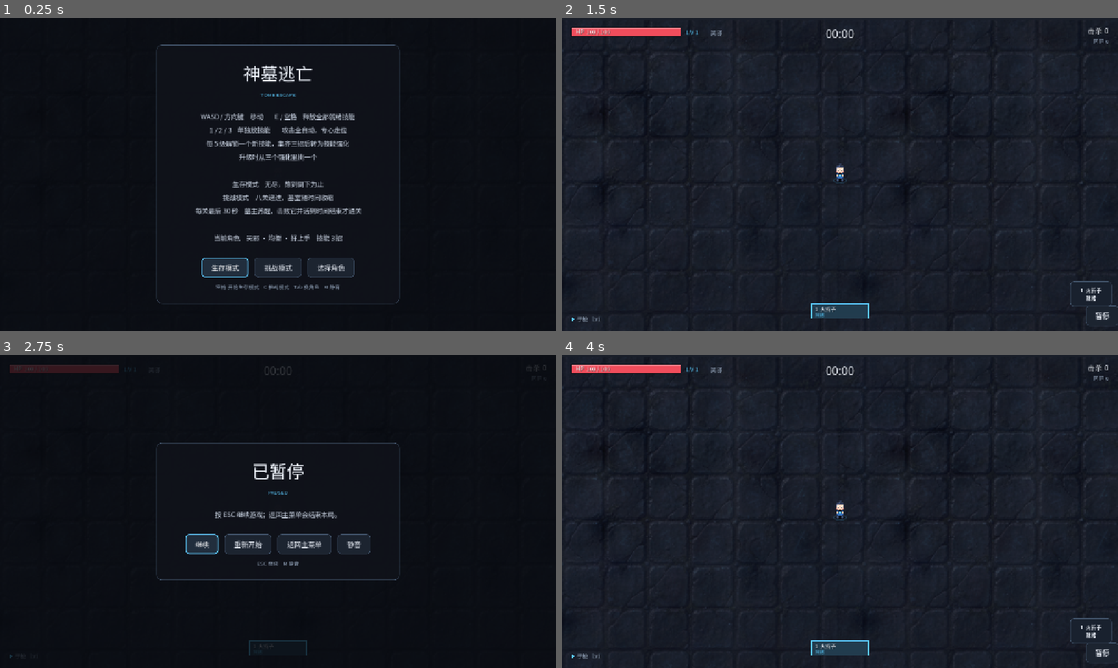
Above: before the commit, frames 1-4 (two rows, left to right).
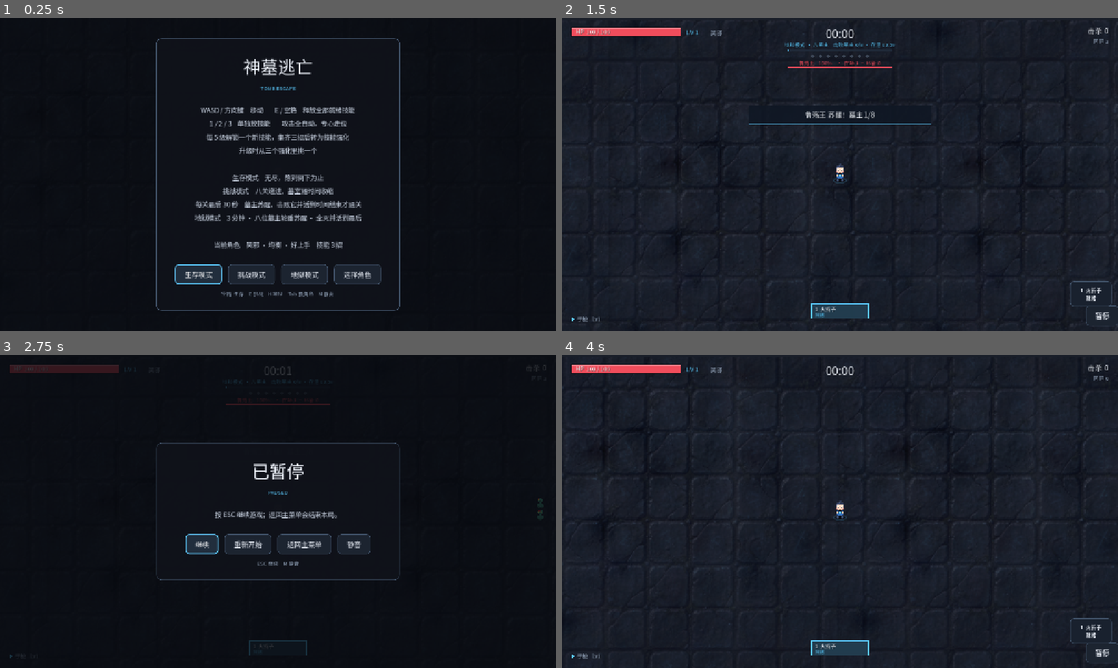
Above: after the commit, the same moments.

Repository: Ze207920/-
Game: Godot game, scene res://game.tscn
The game is run twice, just before and just after one commit, with the same random seed, the same clock (stepped at 60 frames per second) and the same inputs.
Inputs (mouse positions are in pixels of both pictures, inside the frame that each line leads up to):
- Up to frame 1 (0.25 s): no input
- Up to frame 2 (1.5 s): click (867, 274) at 0.5 s, where only the run after the commit has a clickable "地狱模式"; click (784, 268) at 1.25 s, where only the run before the commit has a clickable "生存模式"
- Up to frame 3 (2.75 s): click "暂停" at 2 s
- Up to frame 4 (4 s): click "返回主菜单" at 2.75 s; click "生存模式" at 3.5 s

The runs differ from the first frame. In frame 1, 8.5% of the frame differs, in the area x 28-72%, y 6-94%; in frame 2, 1.0%; in frame 3, 0.2%; in frame 4, nothing differs.

Commit message:
新增地狱模式：3分钟八位墓主轮番登场并继续提难

Diff:
--- a/scripts/challenge_data.gd
+++ b/scripts/challenge_data.gd
@@ -107,6 +107,14 @@
 @export var boss_skill_radius: float = 190.0
 
 static var _levels: Array[ChallengeData] = []
+static var _hell: ChallengeData = null
+
+## 地狱模式的墓主登场时刻。八关墓主全部登场：开局一位，此后每 30 秒一位，
+## 最后 30 秒剩余三位一起苏醒 —— 否则 3 分钟只够刷六位，凑不齐八关墓主。
+## 时间到而墓主未全部伏诛时进入不限时决战，不会在最后一秒强行判负。
+const HELL_BOSS_TIMES: Array[float] = [
+	0.0, 30.0, 60.0, 90.0, 120.0, 150.0, 150.0, 150.0,
+]
 
 
 ## 全部关卡，按难度从低到高排列。首次调用时构建。
@@ -118,6 +126,24 @@
 
 static func count() -> int:
 	return levels().size()
+
+
+## 地狱模式：独立的一张 3 分钟数据表，不进 levels() 的八关列表，
+## 所以选关界面、解锁进度、下一关逻辑都不会被它污染。
+## 数值在终章之上再抬一档：血量、密度、伤害、收缩全都更狠；
+## 场地比终章还窄，碎石更密，给八位墓主留出的走位空间极小。
+static func hell() -> ChallengeData:
+	if _hell == null:
+		_hell = _make(
+				"hell", "地狱模式", "终局 · 八墓主", Tier.NIGHTMARE, 180.0,
+				Vector2(1.55, 8.60), Vector2(1.22, 2.72), Vector2(0.68, 0.12),
+				Vector2(58.0, 186.0), Vector2(2.0, 6.0), Vector2(1.22, 2.00),
+				[["zombie", 0.0], ["snake", 0.0], ["ape", 8.0], ["beetle", 18.0]], 0.74,
+				"三分钟，八位墓主轮番苏醒。杂兵不停，场地持续收缩，活到最后才算赢。",
+				2.2, 3, 52.0, 15.0, 24)
+		_hell.arena_size = Vector2(1760.0, 1220.0)
+		_hell.arena_final_scale = 0.62
+	return _hell
 
 
 ## 取第 index 关，越界时钳到最后一关 —— 选关界面和存档都可能给出脏数据。
--- a/scripts/enemy_data.gd
+++ b/scripts/enemy_data.gd
@@ -108,6 +108,28 @@
 	return data
 
 
+## 地狱模式专用：把八关墓主逐一搬过来，并在原数值上再强化一轮。
+## 强化幅度随出场顺序递增，最后三位（终章一起苏醒）明显比第一位更狠。
+## 血量倍率压在 1.85~2.35：八只全打完的总血量约 1.5 万，
+## 靠成型构筑的持续输出可以在三分钟内清完，但一次失误基本没有翻盘余地。
+static func boss_for_hell(index: int) -> EnemyData:
+	var level: ChallengeData = ChallengeData.at(index)
+	if level == null:
+		level = ChallengeData.at(ChallengeData.count() - 1)
+	var data: EnemyData = boss_for(level)
+	var t: float = float(clampi(index, 0, 7)) / 7.0
+	data.id = "hell_boss_%d" % index
+	data.max_health = level.boss_health * lerpf(1.85, 2.35, t)
+	data.move_speed = level.boss_speed * lerpf(1.06, 1.12, t)
+	data.contact_damage = level.boss_damage * lerpf(1.28, 1.50, t)
+	data.radius = level.boss_radius * lerpf(1.08, 1.18, t)
+	data.boss_skill_level = 3
+	data.boss_skill_interval = level.boss_skill_interval * lerpf(0.78, 0.62, t)
+	data.boss_skill_damage = level.boss_skill_damage * lerpf(1.35, 1.65, t)
+	data.boss_skill_radius = level.boss_skill_radius * lerpf(1.08, 1.20, t)
+	return data
+
+
 ## 挑战模式专用：从「[id, 出场秒数]」名单里加权抽一种。
 ## 与 pick() 的区别是不用 EnemyData.min_elapsed —— 关卡自己决定谁什么时候出场，
 ## 同一只怪在不同关卡里的解锁时间可以完全不同。
--- a/scripts/game.gd
+++ b/scripts/game.gd
@@ -135,9 +135,11 @@
 }
 
 ## 玩法模式。挑战模式在生存模式之上叠一层「关卡目标」：活到指定秒数即通关。
+## 地狱模式是独立的一局：3 分钟、八位墓主、通关要全部击破并活到时间结束。
 enum Mode {
 	ENDLESS,
 	CHALLENGE,
+	HELL,
 }
 
 ## 当前模式与关卡索引。用静态变量而不是场景字段，是因为重开一局走的是
@@ -253,6 +255,13 @@
 ## 墓主已死后即使时间走完也不算决战 —— 那一步直接通关。
 var _in_showdown: bool = false
 
+## 地狱模式的八位墓主。和单只墓主分开记：这里同时可能有多只在场，
+## 通关必须等 _bosses 清空且时间走完；_boss 只指向其中一只用于 HUD 血条。
+var _bosses: Array[Enemy] = []
+var _bosses_defeated: int = 0
+var _boss_spawn_index: int = 0
+var _boss_total: int = 0
+
 ## 当前关卡；生存模式下为 null，所有分支都用它区分两种玩法。
 var _level: ChallengeData = null
 ## 刷怪落点翻到玩家前进方向的概率，挑战模式下由关卡决定。
@@ -284,7 +293,13 @@
 
 func _ready() -> void:
 	# 先按静态变量还原本局是哪种玩法：_spawn_player 之后的所有逻辑都依赖它。
-	_level = ChallengeData.at(challenge_index) if mode == Mode.CHALLENGE else null
+	if mode == Mode.CHALLENGE:
+		_level = ChallengeData.at(challenge_index)
+	elif mode == Mode.HELL:
+		_level = ChallengeData.hell()
+		_boss_total = ChallengeData.HELL_BOSS_TIMES.size()
+	else:
+		_level = null
 	_front_bias = _level.front_bias if _level != null else 0.55
 
 	# 场地必须最先定下来：底面尺寸、相机限制、玩家夹制、刷怪落点全都依赖它。
@@ -426,18 +441,23 @@
 	# 通关 = 击败墓主「并且」存活到关卡时间结束，缺一不可：
 	#   · 提前打倒墓主 → 不算通关，继续守到时间走完；
 	#   · 时间走完墓主还在 → 进不限时决战，打倒它才通关。
-	if _level != null and _boss_defeated and _elapsed >= _level.duration:
+	# 地狱模式把「墓主」换成八位：全部伏诛且时间走完才算通关。
+	var bosses_cleared: bool = _bosses_defeated >= maxi(1, _boss_total) if _is_hell() else _boss_defeated
+	if _level != null and bosses_cleared and _elapsed >= _level.duration:
 		_finish(true)
 		return
 	var was_showdown: bool = _in_showdown
 	# 决战只在「时间到 + 墓主还活着」时成立。墓主已死后即使时间到，
 	# 上面那条已经通关，不会再进这里。
-	_in_showdown = _level != null and _elapsed >= _level.duration and not _boss_defeated
+	_in_showdown = _level != null and _elapsed >= _level.duration and not bosses_cleared
 	if _in_showdown and not was_showdown:
 		# 阶段切换立刻刷新 HUD，不等 0.15 秒的常规刷新节奏 —— 否则玩家会看到
 		# 「时间归零、目标却还写着倒计时」的一瞬，以为卡住了。
 		_refresh_hud()
-		_queue_toast("时间到！墓主未除，击败它才能离开")
+		if _is_hell():
+			_queue_toast("时间到！还剩 %d 位墓主，全灭才能离开" % (_boss_total - _bosses_defeated))
+		else:
+			_queue_toast("时间到！墓主未除，击败它才能离开")
 	_tick_arena_shrink(delta)
 	_tick_boss()
 	_tick_spawning(delta)
@@ -485,7 +505,15 @@
 	for level: ChallengeData in ChallengeData.levels():
 		if Records.challenge_cleared(level.id):
 			cleared += 1
-	return {"cleared": cleared, "total": ChallengeData.count()}
+	return {
+		"cleared": cleared,
+		"total": ChallengeData.count(),
+		"hell": Records.challenge_cleared("hell"),
+	}
+
+
+func _is_hell() -> bool:
+	return mode == Mode.HELL
 
 
 func _enter_play() -> void:
@@ -658,9 +686,11 @@
 	var best_time: float = _elapsed
 	var has_next: bool = false
 	if _level != null:
-		is_record = Records.submit_challenge(_level.id, cleared, _elapsed, kills)
-		best_time = maxf(float(Records.challenge_record(_level.id)["time"]), _elapsed)
-		has_next = cleared and challenge_index + 1 < ChallengeData.count()
+		# 地狱模式单独占一条记录，不混进八关解锁表。
+		var record_id: String = "hell" if _is_hell() else _level.id
+		is_record = Records.submit_challenge(record_id, cleared, _elapsed, kills)
+		best_time = maxf(float(Records.challenge_record(record_id)["time"]), _elapsed)
+		has_next = (not _is_hell()) and cleared and challenge_index + 1 < ChallengeData.count()
 	else:
 		var previous: Dictionary = Records.load_best()
 		is_record = Records.submit(_elapsed, kills, player.level)
@@ -675,6 +705,9 @@
 		"best_time": best_time,
 		"cleared": cleared,
 		"challenge": _level != null,
+		"hell": _is_hell(),
+		"boss_defeated": _bosses_defeated,
+		"boss_total": _boss_total,
 		"level_index": challenge_index,
 		"level_name": _level.display_name if _level != null else "",
 		"has_next": has_next,
@@ -698,16 +731,28 @@
 
 func _back_to_title() -> void:
 	auto_start = false
+	open_select_on_load = false
 	mode = Mode.ENDLESS
 	challenge_index = 0
 	get_tree().paused = false
 	get_tree().call_deferred("reload_current_scene")
 
 
+## 标题页的「地狱模式」。重载一局，保证八位墓主的计数、场地、障碍全部从零开始。
+func _start_hell() -> void:
+	auto_start = true
+	open_select_on_load = false
+	mode = Mode.HELL
+	challenge_index = 0
+	get_tree().paused = false
+	get_tree().call_deferred("reload_current_scene")
+
+
 ## 结算页的「返回选关」：重载后直接停在选关界面，不再让玩家从标题页多点一次。
 func _back_to_select() -> void:
 	auto_start = false
 	open_select_on_load = true
+	mode = Mode.CHALLENGE
 	challenge_index = 0
 	get_tree().paused = false
 	get_tree().call_deferred("reload_current_scene")
@@ -800,33 +845,59 @@
 	AudioManager.play("hit")
 
 
-## 挑战关最后 BOSS_WINDOW 秒放出该关墓主，一局只放一次。
+## 挑战关最后 BOSS_WINDOW 秒放出该关墓主，一局只放一次；
+## 地狱模式改走 _tick_hell_bosses()，按时间表连放八位。
 ## 放在刷怪之前：到点那一帧不会先丢一批杂兵、再让 boss 从怪堆里挤出来。
 func _tick_boss() -> void:
+	if _is_hell():
+		_tick_hell_bosses()
+		return
 	if _level == null or _boss_spawned:
 		return
 	if _level.duration - _elapsed > ChallengeData.BOSS_WINDOW:
 		return
 	_boss_spawned = true
 	var preset: EnemyData = EnemyData.boss_for(_level)
+	_boss = _make_boss(preset)
+	_queue_toast("%s 苏醒！击败它才能离开墓室" % _level.boss_name)
+	AudioManager.play("levelup")
+	# 血条和目标文案在墓主登场这一帧就该出现，不等下一次 HUD 轮询。
+	_refresh_hud()
+
+
+## 地狱模式：开局第一位，之后每 30 秒一位，最后 30 秒剩余三位一起苏醒。
+## 用 while 而不是 if：若某一帧因升级面板卡顿跨过了多个时间点，
+## 后续墓主仍要补上，否则「击败所有墓主」的计数永远凑不齐。
+func _tick_hell_bosses() -> void:
+	var times: Array[float] = ChallengeData.HELL_BOSS_TIMES
+	while _boss_spawn_index < times.size() and _elapsed >= times[_boss_spawn_index]:
+		var index: int = _boss_spawn_index
+		_boss_spawn_index += 1
+		var preset: EnemyData = EnemyData.boss_for_hell(index)
+		var boss: Enemy = _make_boss(preset, index)
+		_bosses.append(boss)
+		_boss = boss
+		_queue_toast("%s 苏醒！墓主 %d/%d" % [
+			preset.display_name, _boss_spawn_index, maxi(1, _boss_total)])
+		AudioManager.play("levelup")
+		_refresh_hud()
+
+
+## 生成一只墓主。种类、目标、位置都要在 add_child 之前写好 ——
+## _ready() 会按 radius 建碰撞体，位置晚了就会有一帧停在原点被判成贴身。
+func _make_boss(preset: EnemyData, spawn_prefer: int = -1) -> Enemy:
 	var boss := Enemy.new()
-	# 和 _spawn_one 一个规矩：种类、目标、位置都要在 add_child 之前写好。
-	# _ready() 会按 radius 建碰撞体，位置晚了就会有一帧停在原点被判成贴身。
 	boss.apply_data(preset)
 	boss.setup(player, 1.0, 1.0, 1.0)
 	boss.arena_rect = _arena
-	var point: Vector2 = _boss_spawn_point(boss.radius)
+	var point: Vector2 = _boss_spawn_point(boss.radius, spawn_prefer)
 	boss.position = point
 	add_child(boss)
 	boss.global_position = point
 	boss.died.connect(_on_enemy_died)
 	boss.boss_shockwave.connect(_on_boss_shockwave)
 	enemies.append(boss)
-	_boss = boss
-	_queue_toast("%s 苏醒！击败它才能离开墓室" % _level.boss_name)
-	AudioManager.play("levelup")
-	# 血条和目标文案在墓主登场这一帧就该出现，不等下一次 HUD 轮询。
-	_refresh_hud()
+	return boss
 
 
 ## 墓主从「视野边缘再远一点」的场地边入场：约 640 像素，两三秒就能压到脸上。
@@ -837,7 +908,7 @@
 const BOSS_SPAWN_DISTANCE: float = 640.0
 const BOSS_MIN_DISTANCE: float = 420.0
 
-func _boss_spawn_point(radius: float) -> Vector2:
+func _boss_spawn_point(radius: float, prefer_index: int = -1) -> Vector2:
 	var inner: Rect2 = _arena.grow(-radius - 8.0)
 	if inner.size.x <= 0.0 or inner.size.y <= 0.0 or not is_instance_valid(player):
 		return _arena.get_center()
@@ -852,6 +923,11 @@
 		Vector2(inner.position.x, center.y),
 		Vector2(inner.end.x, center.y),
 	]
+	# 地狱模式最后三只同时苏醒：按序号占不同入口，避免三只叠成一坨。
+	if prefer_index >= 0:
+		var preferred: Vector2 = candidates[prefer_index % candidates.size()]
+		if preferred.distance_to(player.global_position) >= BOSS_MIN_DISTANCE:
+			return preferred
 	var best: Vector2 = candidates[0]
 	var best_score: float = -1.0e9
 	var farthest: Vector2 = candidates[0]
@@ -903,7 +979,8 @@
 		if not is_instance_valid(enemy) or enemy.is_queued_for_deletion():
 			continue
 		# 墓主全程贴着玩家跑，绝不能被「远处回收」瞬移走，否则追击会一跳一跳。
-		if enemy == _boss:
+		# 地狱模式同时有多只，按 is_boss 判断而不是只比对 _boss。
+		if enemy.is_boss:
 			continue
 		if enemy.global_position.distance_squared_to(player.global_position) <= limit:
 			continue
@@ -1150,13 +1227,29 @@
 
 func _on_enemy_died(enemy: Enemy) -> void:
 	enemies.erase(enemy)
-	# 打倒墓主 = 完成本关。仍然按普通击杀结算宝石与特效，只是不补刷第二只。
+	# 打倒墓主只完成一半：还得活到时间结束才通关。提示必须讲清，
+	# 否则玩家会停在原地等结算，结果被继续刷出的杂兵围死。
 	# 真正切到结算页由 _physics_process 在下一帧做。
-	if enemy == _boss:
+	if _is_hell() and enemy.is_boss:
+		_bosses.erase(enemy)
+		_bosses_defeated += 1
+		if _boss == enemy:
+			_boss = _bosses.back() if not _bosses.is_empty() else null
+		var boss_label: String = enemy.data.display_name if enemy.data != null else "墓主"
+		var left: float = maxf(0.0, _level.duration - _elapsed) if _level != null else 0.0
+		if _bosses_defeated >= _boss_total:
+			if left > 0.01:
+				_queue_toast("八位墓主全灭！还需存活 %02d:%02d" % [
+					int(left) / 60, int(left) % 60])
+			else:
+				_queue_toast("八位墓主全灭！")
+		else:
+			_queue_toast("%s 伏诛！还剩 %d 位墓主" % [
+				boss_label, _boss_total - _bosses_defeated])
+		_refresh_hud()
+	elif enemy == _boss:
 		_boss = null
 		_boss_defeated = true
-		# 打倒墓主只完成一半：还得活到时间结束才通关。提示必须讲清，
-		# 否则玩家会停在原地等结算，结果被继续刷出的杂兵围死。
 		var boss_label: String = _level.boss_name if _level != null else "墓主"
 		var left: float = maxf(0.0, _level.duration - _elapsed) if _level != null else 0.0
 		if left > 0.01:
@@ -1253,6 +1346,7 @@
 	overlay.restart_requested.connect(_restart)
 	overlay.title_requested.connect(_back_to_title)
 	overlay.challenge_requested.connect(_open_challenge_select)
+	overlay.hell_requested.connect(_start_hell)
 	overlay.characters_requested.connect(_open_character_select)
 	overlay.next_requested.connect(_next_challenge)
 	overlay.select_requested.connect(_back_to_select)
@@ -1337,30 +1431,54 @@
 	if _level != null:
 		var remain: float = maxf(0.0, _level.duration - _elapsed)
 		var remain_text: String = "%02d:%02d" % [int(remain) / 60, int(remain) % 60]
-		hud.challenge_name = _level.display_name
 		hud.challenge_remaining = remain
 		hud.challenge_progress = clampf(_elapsed / maxf(1.0, _level.duration), 0.0, 1.0)
 		hud.arena_ratio = _arena_ratio
-		if _boss_defeated and remain > 0.01:
-			# 墓主已倒但时间没走完：还得守住剩下的时间。
-			hud.challenge_objective = "墓主已除 · 存活 %s 后通关" % remain_text
-		elif _boss_defeated:
-			hud.challenge_objective = "目标达成 · 即将通关"
-		elif _in_showdown:
-			hud.challenge_objective = "决战 · 击败墓主才能离开"
-		elif _boss != null and is_instance_valid(_boss):
-			hud.challenge_objective = "击败 %s 且存活 %s" % [_level.boss_name, remain_text]
+		if _is_hell():
+			hud.challenge_name = "地狱模式 · 八墓主"
+			hud.hell_mode = true
+			hud.boss_total = _boss_total
+			hud.boss_defeated = _bosses_defeated
+			hud.boss_alive = _bosses.size()
+			if _bosses_defeated >= _boss_total:
+				hud.challenge_objective = "全灭 · 存活 %s 后通关" % remain_text
+			elif _in_showdown:
+				hud.challenge_objective = "决战 · 还剩 %d 位墓主" % (_boss_total - _bosses_defeated)
+			else:
+				hud.challenge_objective = "击败墓主 %d/%d · 存活 %s" % [
+					_bosses_defeated, _boss_total, remain_text]
 		else:
-			hud.challenge_objective = "墓主苏醒倒计时 %s" % remain_text
+			hud.challenge_name = _level.display_name
+			hud.hell_mode = false
+			hud.boss_total = 0
+			hud.boss_defeated = 0
+			hud.boss_alive = 0
+			if _boss_defeated and remain > 0.01:
+				# 墓主已倒但时间没走完：还得守住剩下的时间。
+				hud.challenge_objective = "墓主已除 · 存活 %s 后通关" % remain_text
+			elif _boss_defeated:
+				hud.challenge_objective = "目标达成 · 即将通关"
+			elif _in_showdown:
+				hud.challenge_objective = "决战 · 击败墓主才能离开"
+			elif _boss != null and is_instance_valid(_boss):
+				hud.challenge_objective = "击败 %s 且存活 %s" % [_level.boss_name, remain_text]
+			else:
+				hud.challenge_objective = "墓主苏醒倒计时 %s" % remain_text
 	else:
 		hud.challenge_name = ""
 		hud.challenge_remaining = -1.0
 		hud.challenge_progress = -1.0
 		hud.challenge_objective = ""
 		hud.arena_ratio = 1.0
+		hud.hell_mode = false
+		hud.boss_total = 0
+		hud.boss_defeated = 0
+		hud.boss_alive = 0
 	# 墓主血条：从苏醒那一刻起一直显示到本关结束，玩家能判断该躲还是该硬拼。
+	# 地狱模式有多只同屏，_boss 指向最近出场的一只，旁边补上「在场 N」提示。
 	if _boss != null and is_instance_valid(_boss):
-		hud.boss_name = _level.boss_name if _level != null else "墓主"
+		hud.boss_name = _boss.data.display_name if (_is_hell() and _boss.data != null) \
+				else (_level.boss_name if _level != null else "墓主")
 		hud.boss_ratio = _boss.get_health_ratio()
 	else:
 		hud.boss_name = ""
--- a/scripts/game_overlay.gd
+++ b/scripts/game_overlay.gd
@@ -10,6 +10,7 @@
 signal restart_requested
 signal title_requested
 signal challenge_requested
+signal hell_requested
 signal characters_requested
 signal next_requested
 signal select_requested
@@ -143,6 +144,7 @@
 		"生存模式    无尽，熬到倒下为止",
 		"挑战模式    八关递进，墓室随时间收缩",
 		"每关最后 30 秒    墓主苏醒，击败它并活到时间结束才通关",
+		"地狱模式    3 分钟 · 八位墓主轮番苏醒 · 全灭并活到最后",
 	]
 	# 当前角色放在最显眼的位置：玩家进标题页第一件想确认的事就是"我在用谁"。
 	var character_name: String = String(character.get("name", ""))
@@ -160,16 +162,19 @@
 	var cleared: int = int(progress.get("cleared", 0))
 	if cleared > 0:
 		lines.append("挑战进度  %d / %d 关" % [cleared, int(progress.get("total", 0))])
+	if bool(progress.get("hell", false)):
+		lines.append("地狱模式  已征服")
 	_body.text = "\n".join(lines)
 	_set_buttons([
 		{"text": "生存模式", "action": "start"},
 		{"text": "挑战模式", "action": "challenge"},
+		{"text": "地狱模式", "action": "hell"},
 		{"text": "选择角色", "action": "characters"},
 	])
 	if is_touch_device():
 		_hint.text = "点击按钮开始 · 左下拖动移动 · 右下角暂停与技能"
 	else:
-		_hint.text = "空格 开始生存模式    C 挑战模式    Tab 换角色    M 静音"
+		_hint.text = "空格 生存    C 挑战    H 地狱    Tab 换角色    M 静音"
 	visible = true
 	_focus_first()
 
@@ -205,6 +210,7 @@
 	_mode = Mode.OVER
 	var cleared: bool = bool(stats.get("cleared", false))
 	var challenge: bool = bool(stats.get("challenge", false))
+	var hell: bool = bool(stats.get("hell", false))
 	var has_next: bool = bool(stats.get("has_next", false))
 
 	if cleared:
@@ -215,7 +221,13 @@
 		_subtitle.text = "GAME OVER"
 
 	var lines: Array[String] = []
-	if challenge:
+	if hell:
+		lines.append("地狱模式    八位墓主")
+		lines.append("目标    击败全部墓主并存活到 03:00")
+		lines.append("战果    斩墓主 %d / %d" % [
+			int(stats.get("boss_defeated", 0)), int(stats.get("boss_total", 0))])
+		lines.append("")
+	elif challenge:
 		lines.append("第 %d 关    %s" % [
 			int(stats.get("level_index", 0)) + 1, String(stats.get("level_name", ""))])
 		lines.append("目标    击败本关墓主并存活到时间结束")
@@ -223,7 +235,7 @@
 	lines.append("存活 %s" % String(stats.get("time_text", "00:00")))
 	lines.append("等级 %d    击杀 %d" % [
 		int(stats.get("level", 1)), int(stats.get("kills", 0))])
-	if not challenge:
+	if not challenge and not hell:
 		lines.append("武器 %s" % String(stats.get("weapon_text", "—")))
 	_body.text = "\n".join(lines)
 
@@ -240,7 +252,11 @@
 	if cleared and has_next:
 		buttons.append({"text": "下一关", "action": "next"})
 	buttons.append({"text": "再来一局", "action": "restart"})
-	if challenge:
+	if hell:
+		# 地狱模式没有「下一关」，最后一颗按钮必须是返回主菜单，ESC 才不会
+		# 意外跑回挑战选关。
+		buttons.append({"text": "返回主菜单", "action": "title"})
+	elif challenge:
 		# 「返回主菜单」放在「返回选关」之前：_set_buttons 把最后一个按钮设为
 		# ESC 的 secondary action，这样 ESC 仍回到选关，保持原来的操作习惯。
 		buttons.append({"text": "返回主菜单", "action": "title"})
@@ -359,6 +375,8 @@
 			title_requested.emit()
 		"challenge":
 			challenge_requested.emit()
+		"hell":
+			hell_requested.emit()
 		"characters":
 			characters_requested.emit()
 		"next":
@@ -388,6 +406,9 @@
 			elif key.keycode == KEY_C:
 				get_viewport().set_input_as_handled()
 				challenge_requested.emit()
+			elif key.keycode == KEY_H:
+				get_viewport().set_input_as_handled()
+				hell_requested.emit()
 			elif key.keycode == KEY_TAB:
 				get_viewport().set_input_as_handled()
 				characters_requested.emit()
--- a/scripts/hud.gd
+++ b/scripts/hud.gd
@@ -44,6 +44,11 @@
 ## 挑战关最后 30 秒的墓主：名字 + 剩余血量比例（负数表示不在场）。
 var boss_name: String = ""
 var boss_ratio: float = -1.0
+## 地狱模式专属：八位墓主的击杀进度与当前同屏数量。
+var hell_mode: bool = false
+var boss_total: int = 0
+var boss_defeated: int = 0
+var boss_alive: int = 0
 
 var _hurt_flash: float = 0.0
 var _pulse: float = 0.0
@@ -158,14 +163,34 @@
 				"墓室 %d%%" % int(round(arena_ratio * 100.0)), 11,
 				Color(1.0, 0.52, 0.36), HORIZONTAL_ALIGNMENT_LEFT, 90.0)
 
+	# 地狱模式在目标行下面画一排墓主进度点：实心 = 已伏诛，空心 = 仍在场。
+	# 八个小圆点比「3/8」更直观，玩家余光就能确认还差几只。
+	var label_y: float = 94.0
+	var bar_y: float = 98.0
+	if hell_mode and boss_total > 0:
+		var dot_y: float = 88.0
+		var dot_gap: float = 18.0
+		var start_x: float = view.x * 0.5 - float(boss_total - 1) * dot_gap * 0.5
+		for i in boss_total:
+			var dot_color: Color = UiStyle.HP if i < boss_defeated else Color(0.24, 0.28, 0.34)
+			draw_circle(Vector2(start_x + float(i) * dot_gap, dot_y), 4.0, dot_color)
+			draw_arc(Vector2(start_x + float(i) * dot_gap, dot_y), 4.0, 0.0, TAU, 12,
+					Color(0.05, 0.06, 0.09, 0.85), 1.0, true)
+		label_y = 108.0
+		bar_y = 112.0
+
 	# 墓主登场后多一行红色警示 + 血条，和上面的蓝色时间轴分开，
 	# 玩家扫一眼就能分清「现在该干嘛」和「这东西还剩多少血」。
 	if boss_name != "":
 		var boss_fill: float = clampf(boss_ratio, 0.0, 1.0)
-		UiStyle.draw_label(self, Vector2(view.x * 0.5 - 170.0, 94.0),
-				"%s   %d%%    击败它才能通关" % [boss_name, int(boss_fill * 100.0)], 12,
-				UiStyle.HP, HORIZONTAL_ALIGNMENT_CENTER, 340.0)
-		var boss_bar := Rect2(view.x * 0.5 - 120.0, 98.0, 240.0, 4.0)
+		var boss_text: String = "%s   %d%%    击败它才能通关" % [
+			boss_name, int(boss_fill * 100.0)]
+		if hell_mode:
+			boss_text = "%s   %d%%    ·  在场 %d · 已斩 %d" % [
+				boss_name, int(boss_fill * 100.0), boss_alive, boss_defeated]
+		UiStyle.draw_label(self, Vector2(view.x * 0.5 - 170.0, label_y),
+				boss_text, 12, UiStyle.HP, HORIZONTAL_ALIGNMENT_CENTER, 340.0)
+		var boss_bar := Rect2(view.x * 0.5 - 120.0, bar_y, 240.0, 4.0)
 		draw_rect(boss_bar, Color(0.13, 0.17, 0.23, 0.92))
 		if boss_fill > 0.0:
 			draw_rect(Rect2(boss_bar.position, Vector2(boss_bar.size.x * boss_fill, boss_bar.size.y)),
--- /dev/null
+++ b/tools/hell_test.gd
@@ -0,0 +1,76 @@
+# 地狱模式逻辑冒烟：用无界面引擎直接推进时间表，验证八位墓主全部登场、
+# 数值单调递增、通关条件在「全灭 + 时间到」时才成立。
+# 以场景方式运行，Autoload（AudioManager）才会被正常注册。
+extends Node
+
+var failures: int = 0
+
+
+func _check(condition: bool, label: String) -> void:
+	if condition:
+		print("  [OK] ", label)
+	else:
+		failures += 1
+		printerr("  [FAIL] ", label)
+
+
+func _ready() -> void:
+	# 不能在父节点 _ready 期间直接 add_child，Godot 会拒绝；延后一帧再建局。
+	call_deferred("_run")
+
+
+func _run() -> void:
+	print("[step] start")
+	Records.enabled = false
+	var level: ChallengeData = ChallengeData.hell()
+	_check(level != null, "地狱关卡数据存在")
+	_check(is_equal_approx(level.duration, 180.0), "时长 180 秒")
+	_check(ChallengeData.HELL_BOSS_TIMES.size() == 8, "八位墓主时间表")
+	_check(is_equal_approx(ChallengeData.HELL_BOSS_TIMES[1], 30.0), "每 30 秒一位")
+
+	var first: EnemyData = EnemyData.boss_for_hell(0)
+	var last: EnemyData = EnemyData.boss_for_hell(7)
+	_check(last.max_health > first.max_health, "末位墓主血量更高")
+	_check(last.move_speed > first.move_speed, "末位墓主移速更高")
+	_check(last.boss_skill_interval < first.boss_skill_interval, "末位墓主技能更快")
+	_check(first.boss_skill_level == 3 and last.boss_skill_level == 3, "全部会用两招")
+	print("  血量区间  %d -> %d" % [int(first.max_health), int(last.max_health)])
+	print("  同屏上限  %d (终章 %d)" % [
+		int(level.curve_at(180.0)[3]), int(ChallengeData.at(7).curve_at(180.0)[3])])
+
+	Game.mode = Game.Mode.HELL
+	Game.auto_start = true
+	Game.open_select_on_load = false
+	print("[step] loading scene")
+	var game: Node = load("res://game.tscn").instantiate()
+	print("[step] adding scene")
+	get_tree().root.add_child(game)
+	print("[step] scene ready")
+	_check(game._level != null and game._level.id == "hell", "场景按地狱模式初始化")
+
+	for t: float in [0.0, 15.0, 30.0, 75.0, 90.0, 125.0, 150.0, 179.0]:
+		game._elapsed = t
+		game._tick_boss()
+	print("  墓主登场计数  %d / 8" % game._boss_spawn_index)
+	_check(game._boss_spawn_index == 8, "八位墓主全部登场")
+	_check(game._bosses.size() == 8, "八只同时在场")
+
+	# 时间到但没打完：必须留在决战，不能通关。
+	game._elapsed = 181.0
+	game._state = Game.State.PLAYING
+	game._physics_process(0.02)
+	_check(game._state != Game.State.OVER, "未全灭时时间到不通关")
+	_check(game._in_showdown, "未全灭时进入决战")
+
+	# 全部打倒后再推进一帧：通关。
+	for enemy: Enemy in game._bosses.duplicate():
+		game._on_enemy_died(enemy)
+	game._physics_process(0.02)
+	_check(game._bosses_defeated == 8, "八位墓主全部计入击破")
+	_check(game._state == Game.State.OVER, "全灭且时间到通关")
+
+	if failures > 0:
+		printerr("地狱模式测试失败：%d 项" % failures)
+	else:
+		print("地狱模式测试全部通过")
+	get_tree().quit(1 if failures > 0 else 0)
--- /dev/null
+++ b/tools/hell_test.tscn
@@ -0,0 +1,6 @@
+[gd_scene load_steps=2 format=3]
+
+[ext_resource type="Script" path="res://tools/hell_test.gd" id="1_hell"]
+
+[node name="HellTest" type="Node"]
+script = ExtResource("1_hell")
Binary file changed: assets/fonts/NotoSansSC-Subset.ttf
Not shown, added: tools/hell_test.gd.uid
Not shown, added: build/web/index.ad32b39204.pck
Not shown, removed: build/web/index.c5d44a9d56.pck
Not shown, changed: build/web/index.pck
Not shown, added: docs/index.ad32b39204.pck
Not shown, removed: docs/index.c5d44a9d56.pck
Not shown, changed: docs/index.pck
